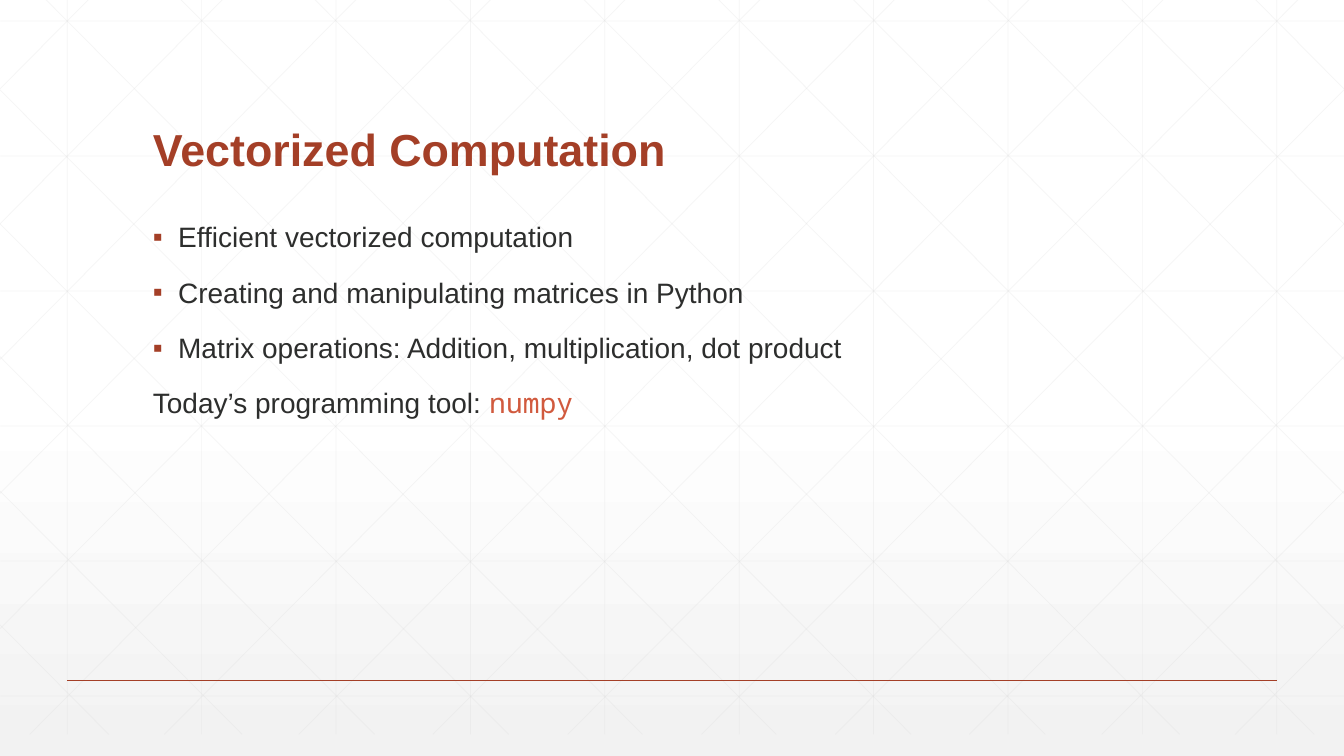
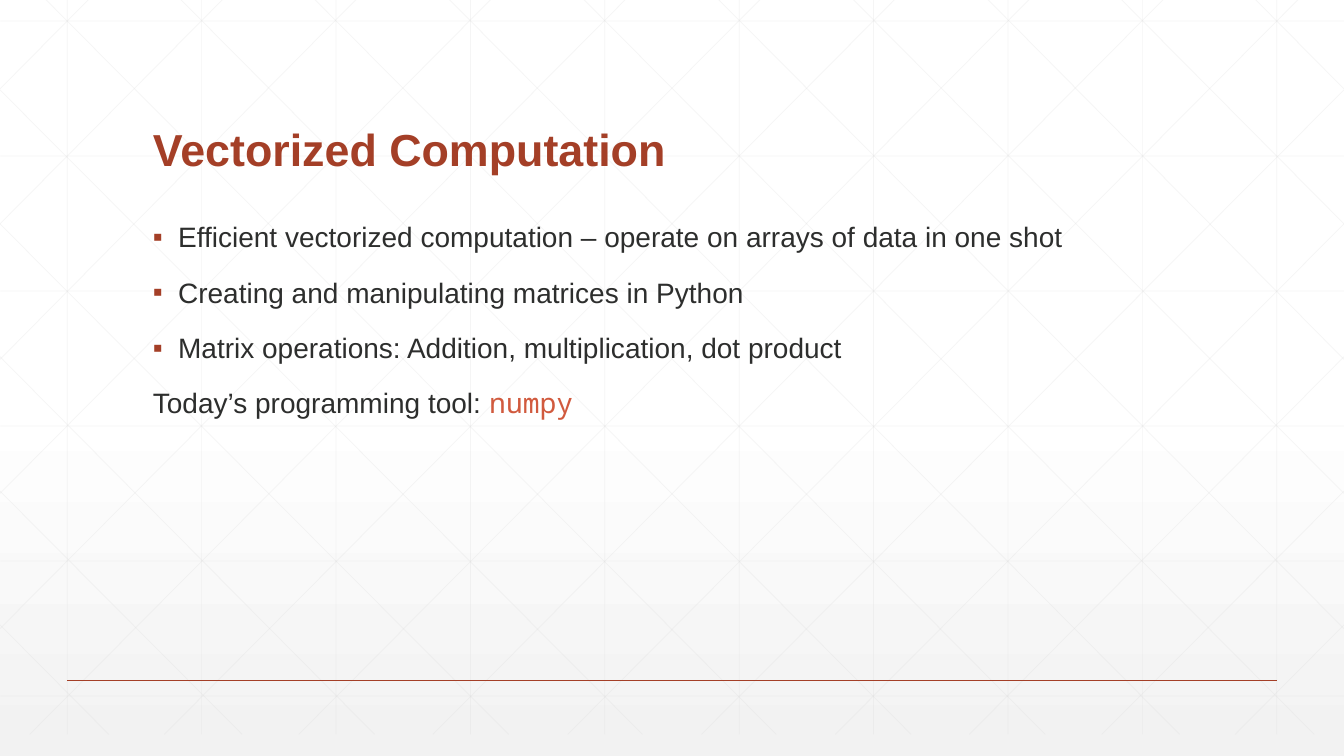
Before and after one commit to XiaomaiHu/INFO-251-Applied-Machine-Learning, a slide deck: slide 5 of labs/lab03/Lab3.pptx (slide 4 before the commit). Drawn at 1344x756 pixels with LibreOffice and Linux fonts; fonts in the diff are those of the drawing. Boxes give left, top, right and bottom in pixels: in the first picture for what was removed or moved away, otherwise in the second. Text is boxed around its words. In the diff, an @@ line names an element or a change of style, - is before the commit and + after.

```diff
--- a/labs/lab03/Lab3.pptx
+++ b/labs/lab03/Lab3.pptx
@@ text at [178, 226, 1062, 252]: text changed @@
-▪ Efficient vectorized computation
+▪ Efficient vectorized computation – operate on arrays of data in one shot
```
Also in this commit, not shown: 1 other slide changed, 1 slide added, 1 other file.
